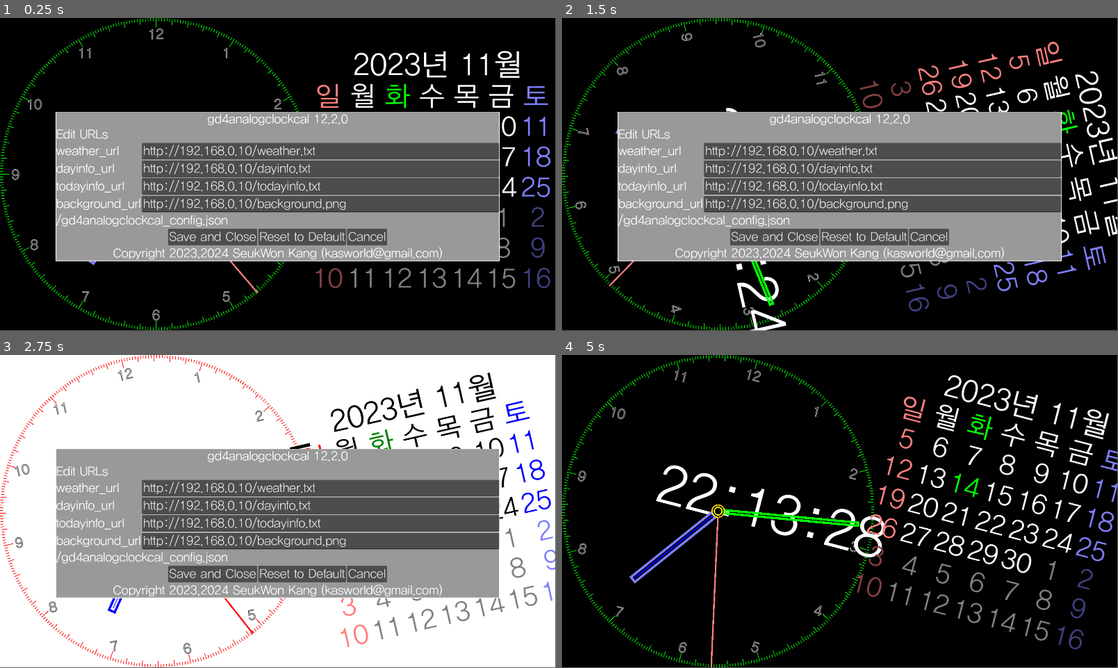
Above: before the commit, frames 1-4 (two rows, left to right).
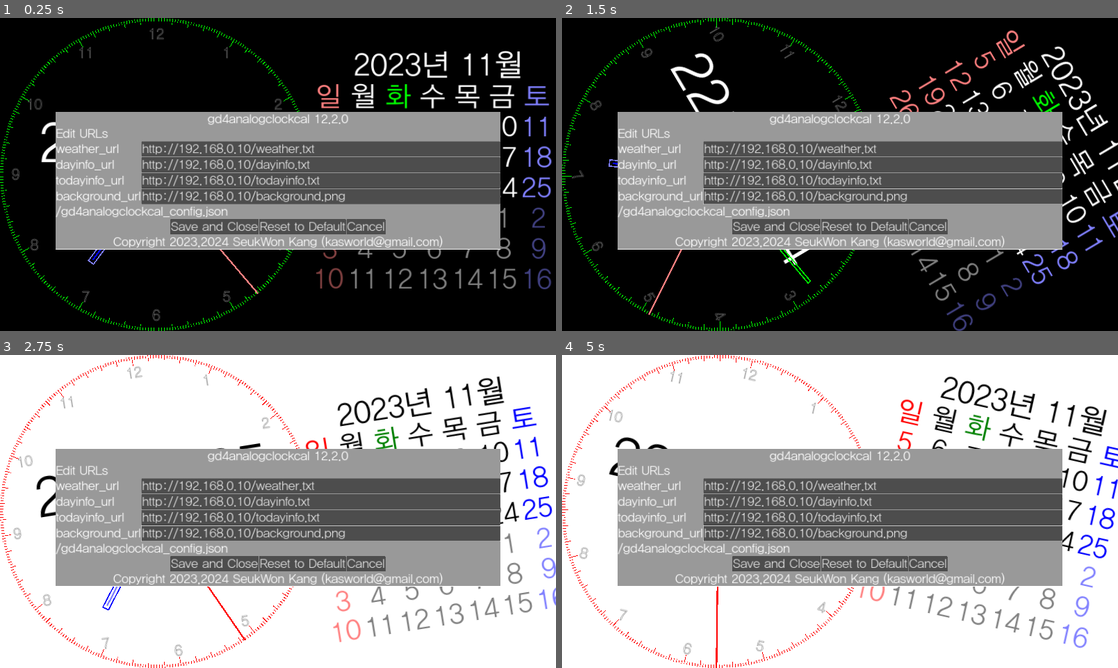
Above: after the commit, the same moments.

Repository: kasworld/gd4analogclockcal
Game: Godot game, scene res://main.tscn
The game is run twice, just before and just after one commit, with the same random seed, the same clock (stepped at 60 frames per second) and the same inputs.
Inputs (mouse positions are in pixels of both pictures, inside the frame that each line leads up to):
- Up to frame 1 (0.25 s): no input
- Up to frame 2 (1.5 s): tap Enter at 0.5, 0.6, 1.35 s; move the mouse to (962, 158) at 0.52 s; click (962, 158) at 0.67 s; move the mouse to (728, 190) at 1.27 s; click (728, 190) at 1.42 s
- Up to frame 3 (2.75 s): move the mouse to (333, 442) at 2.02 s; tap Enter at 2.1 s; click (333, 442) at 2.17 s
- Up to frame 4 (5 s): move the mouse to (812, 574) at 2.77 s; tap Enter at 2.85, 3.6, 4.35 s; click (812, 574) at 2.92 s; move the mouse to (1006, 558) at 3.52 s; click (1006, 558) at 3.67 s; move the mouse to (673, 464) at 4.27 s; click (673, 464) at 4.42 s
In our replay, the window is 799x449 before the commit and 800x450 after it. These sizes can differ from the game's own. Grey fills any space a smaller window leaves; there, only what the larger window draws over its background counts as a difference.

The runs differ from the first frame. In frame 1, 17% of the frame differs, in the area x 0-100%, y 0-100%; in frame 2, 21%; in frame 3, 20%; in frame 4, 98%.
Error in both runs: Attempt to call function 'store_line' in base 'null instance' on a null instance. (res://global/config.gd:13)

Commit message:
rollback project setting

Diff:
--- a/project.godot
+++ b/project.godot
@@ -25,9 +25,11 @@
 
 [display]
 
-window/size/viewport_width=1920
-window/size/viewport_height=1080
+window/size/viewport_width=3840
+window/size/viewport_height=2160
 window/size/mode=3
+window/stretch/mode="canvas_items"
+window/stretch/aspect="ignore"
 
 [editor_plugins]
 
